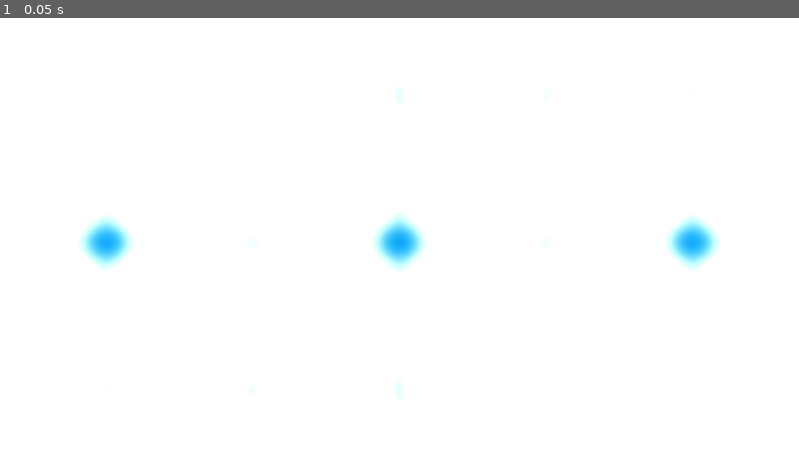
Above: before the commit, frame 1.
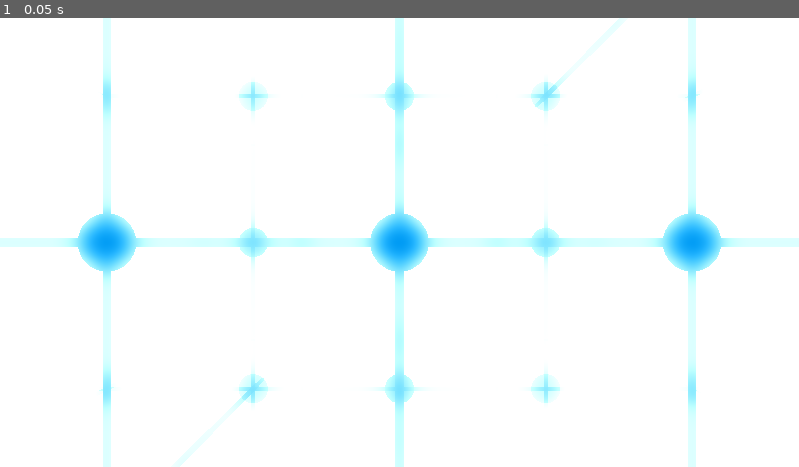
Above: after the commit, the same moment.

Repository: V-Sekai/xr-grid
Game: Godot game, scene res://main.tscn
Two runs of this game, one before a commit and one after it. Both use one fixed random seed, a clock stepped at 60 frames per second and the inputs below.
Inputs:
- Up to frame 1 (0.05 s): no input

The runs differ from the first frame. In frame 1, 7.7% of the frame differs, in the area x 0-100%, y 0-100%.

Commit message:
Make background less bright

Diff:
--- a/main.tscn
+++ b/main.tscn
@@ -13,7 +13,7 @@
 
 [sub_resource type="Environment" id="Environment_6juhc"]
 background_mode = 1
-background_color = Color(0.733333, 0.733333, 0.733333, 1)
+background_color = Color(0.541176, 0.541176, 0.541176, 1)
 sky = SubResource("Sky_w1won")
 tonemap_mode = 2
 glow_enabled = true
Not shown: 2 places in main.tscn that only renumber resources
